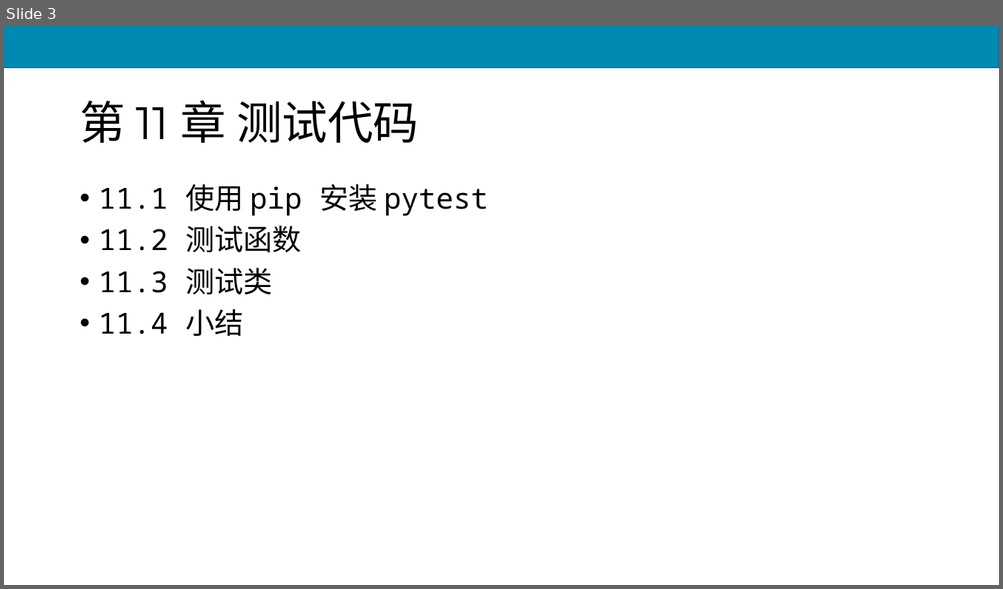
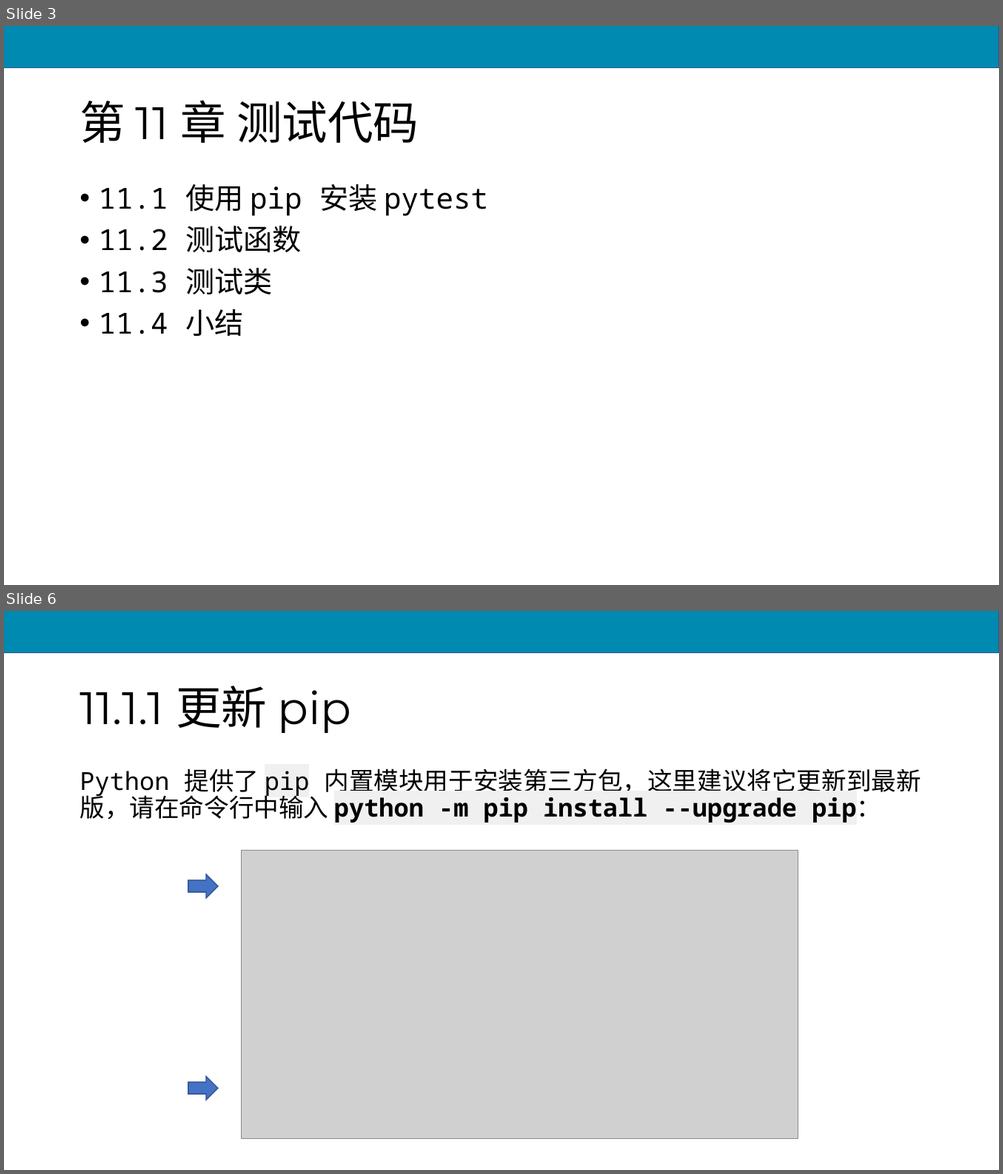
Before and after one commit to scruel/pcc_3e_slides, a slide deck: PPT/python11.pptx. Shown one above the other, each under a label of ours: slide 3 before the commit, slides 3 and 6 after it; the slides between them are not shown. The pictures are 1003x589 and 1003x1174 pixels, drawn with LibreOffice and Linux fonts; fonts in the diff are those of the drawing; grey boxes stand for pictures. Boxes give left, top, right and bottom in pixels: in the first picture for what was removed or moved away, otherwise in the second. Text is boxed around its words. In the diff, an @@ line names an element or a change of style, - is before the commit and + after.

```diff
--- a/PPT/python11.pptx
+++ b/PPT/python11.pptx
@@ slide 6 added at <box>4,611,999,1170</box>, background #FFFFFF; not listed: 1 template element that a slide beside it also shows @@
@@ title added at <box>79,686,351,733</box>, 44 pt, text #000000 @@
+11.1.1 更新 pip
@@ text added at <box>79,769,921,823</box>, 24 pt, text #000000 @@
+Python 提供了 pip 内置模块用于安装第三方包，这里建议将它更新到最新版，请在命令行中输入 python -m pip install --upgrade pip：
@@ picture added at <box>242,851,798,1139</box> @@
@@ right arrow added at <box>188,874,218,898</box>, fill #4472C4, outline #325491 1 pt @@
@@ right arrow added at <box>188,1076,218,1100</box>, fill #4472C4, outline #325491 1 pt @@
```
Also in this commit, not shown: 3 slides changed, 52 other slides added, 19 slides removed, 5 other files.
